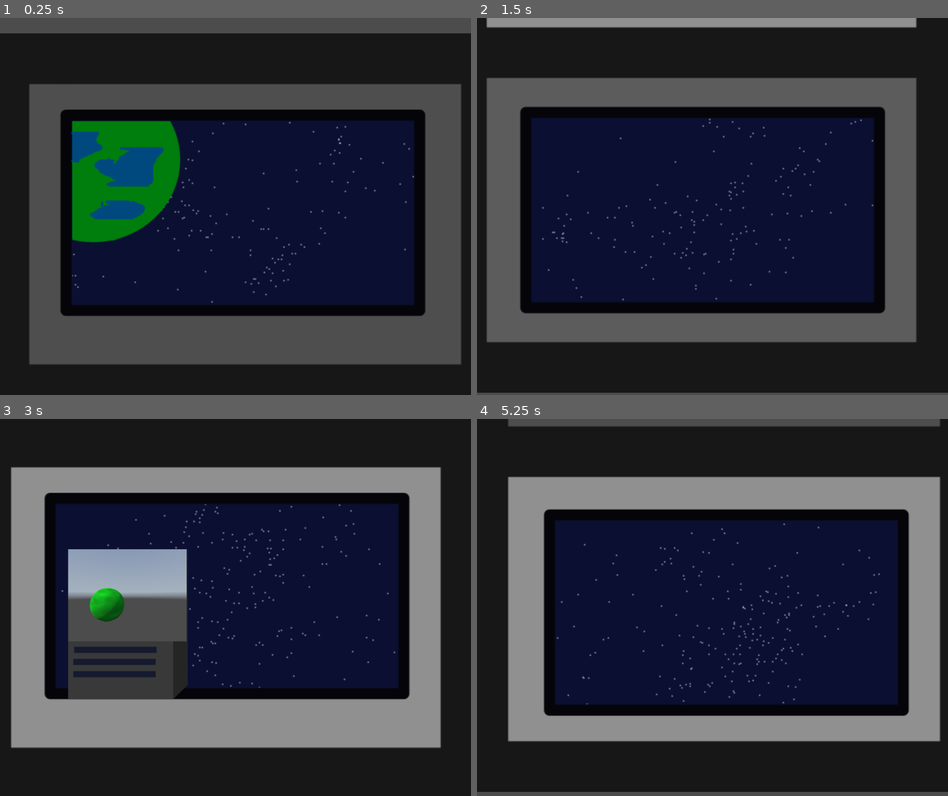
Above: before the commit, frames 1-4 (two rows, left to right).
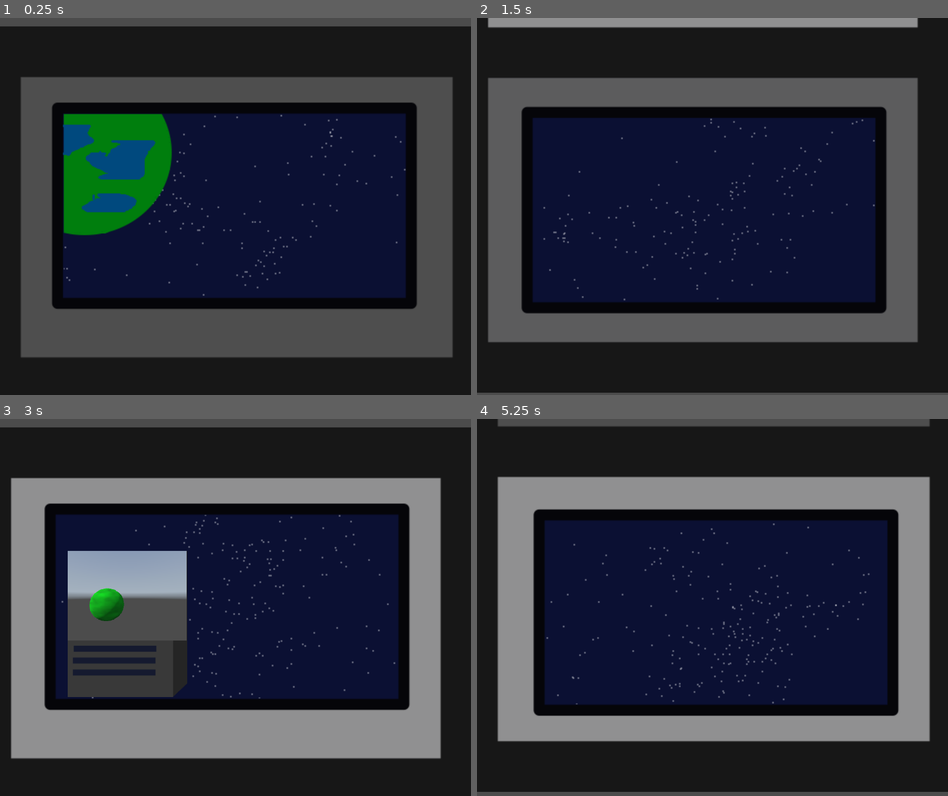
Above: after the commit, the same moments.

Repository: Jummit/AcodusAlpha
Game: Godot game, scene res://Ship/Ship.tscn
Same seed, same stepped clock (60 frames per second), same inputs: the game is played once before the commit and once after it. A sky picture missing from this copy of the repository is replaced by a grey-blue gradient.
Inputs:
- Up to frame 1 (0.25 s): no input
- Up to frame 2 (1.5 s): tap Enter at 0.5 s; hold D 0.53-1.28 s; tap Space at 1.25 s; hold S from 1.28 s (still down)
- Up to frame 3 (3 s): tap Enter at 2 s; release S at 2.03 s; hold D 2.03-2.78 s; tap Space at 2.75 s; hold W from 2.78 s (still down)
- Up to frame 4 (5.25 s): tap Enter at 3.5 s; release W at 3.53 s; hold A 3.53-5.03 s; tap Space at 4.25 s; hold S from 5.03 s (still down)

The runs differ from the first frame. In frame 1, 21% of the frame differs, in the area x 0-100%, y 2-92%; in frame 2, 1.7%; in frame 3, 17%; in frame 4, 9.0%.

Commit message:
consistent room hight

Diff:
--- a/Ship/Devices/CockpitView/SpaceEnvironment.tres
+++ b/Ship/Devices/CockpitView/SpaceEnvironment.tres
@@ -1,8 +1,6 @@
 [gd_resource type="Environment" load_steps=3 format=2]
 
 [ext_resource path="res://Ship/Devices/CockpitView/SpaceHdri.png" type="Texture" id=1]
-
-
 
 [sub_resource type="PanoramaSky" id=1]
 panorama = ExtResource( 1 )
--- a/Ship/Ship.tscn
+++ b/Ship/Ship.tscn
@@ -24,6 +24,9 @@
 [node name="Ship" type="Sprite"]
 texture = ExtResource( 1 )
 centered = false
+__meta__ = {
+"_edit_lock_": true
+}
 
 [node name="Camera" type="Camera2D" parent="."]
 current = true
@@ -34,15 +37,20 @@
 anims/switch_room = SubResource( 1 )
 
 [node name="Rooms" type="Node2D" parent="."]
+__meta__ = {
+"_edit_lock_": true
+}
 
 [node name="Living" parent="Rooms" instance=ExtResource( 3 )]
-position = Vector2( 319.644, 211.393 )
+position = Vector2( 330, 220 )
+scale = Vector2( 2.89799, 0.828564 )
 
 [node name="Cockpit" parent="Rooms" instance=ExtResource( 4 )]
-position = Vector2( 962.681, 233.116 )
+position = Vector2( 962.681, 220 )
+scale = Vector2( 1.00309, 0.974678 )
 
 [node name="Engines" parent="Rooms" instance=ExtResource( 3 )]
-position = Vector2( 317.325, 625.73 )
+position = Vector2( 330, 625.73 )
 
 [node name="Working" parent="Rooms" instance=ExtResource( 3 )]
-position = Vector2( 964.339, 623.343 )
+position = Vector2( 962.681, 623.343 )
